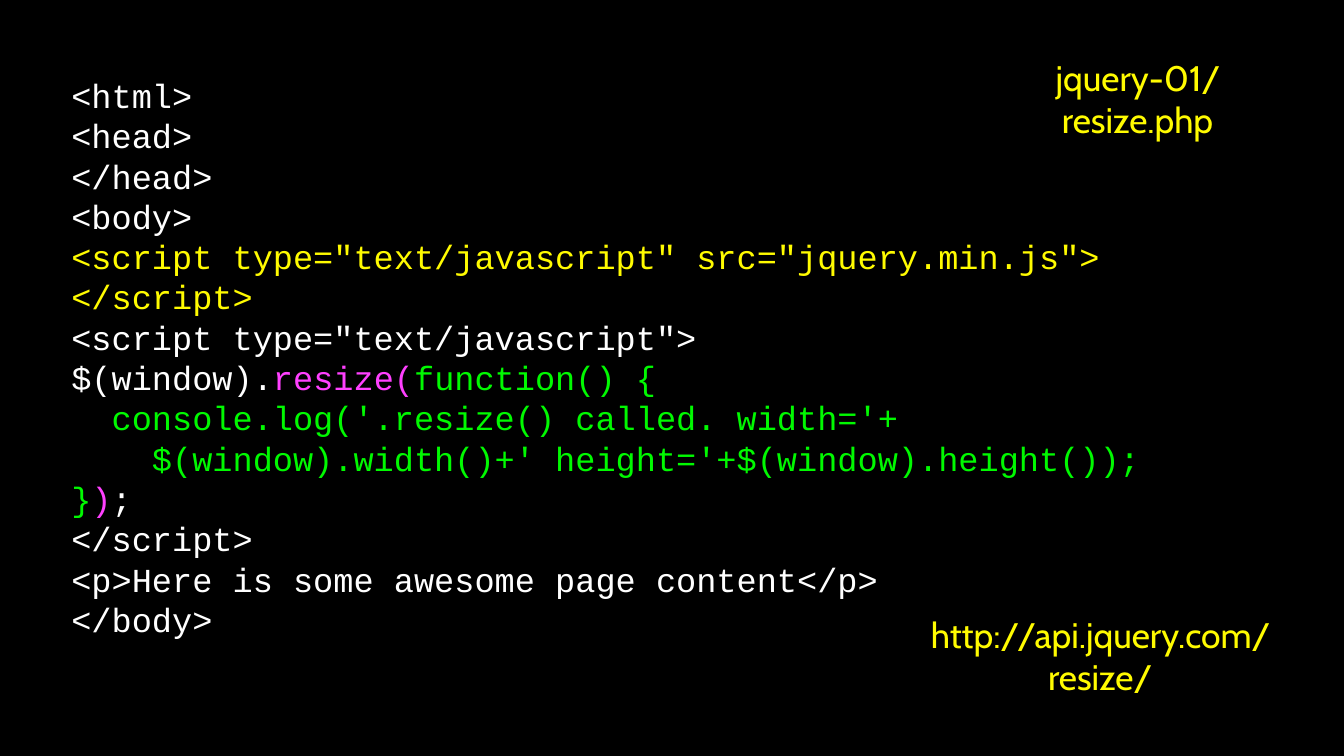
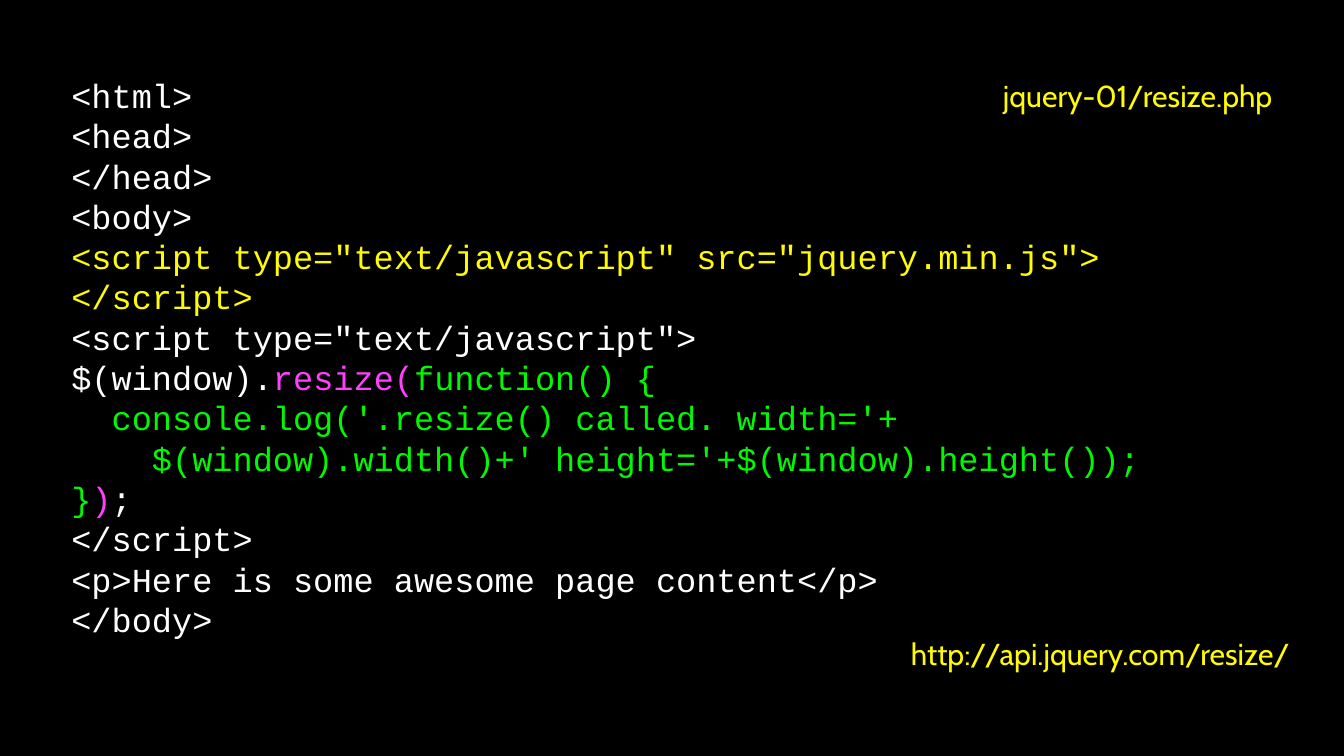
Before and after one commit to csev/wa4e, a slide deck: slide 6 of lectures/JS-03-JQuery.ppt. Drawn at 1344x756 pixels with LibreOffice and Linux fonts; fonts in the diff are those of the drawing. Boxes give left, top, right and bottom in pixels: in the first picture for what was removed or moved away, otherwise in the second. Text is boxed around its words. In the diff, an @@ line names an element or a change of style, - is before the commit and + after.

```diff
--- a/lectures/JS-03-JQuery.ppt
+++ b/lectures/JS-03-JQuery.ppt
@@ free "jquery-01/resize.php" at (985, 74, 1289, 124): size 19 to 16.1 pt; line spacing 1 to 0.9 @@
@@ free "http://api.jquery.com/resize/" at (896, 630, 1305, 680): size 19 to 16.1 pt; line spacing 1 to 0.9 @@
```
Also in this commit, not shown: 4 other slides changed.
